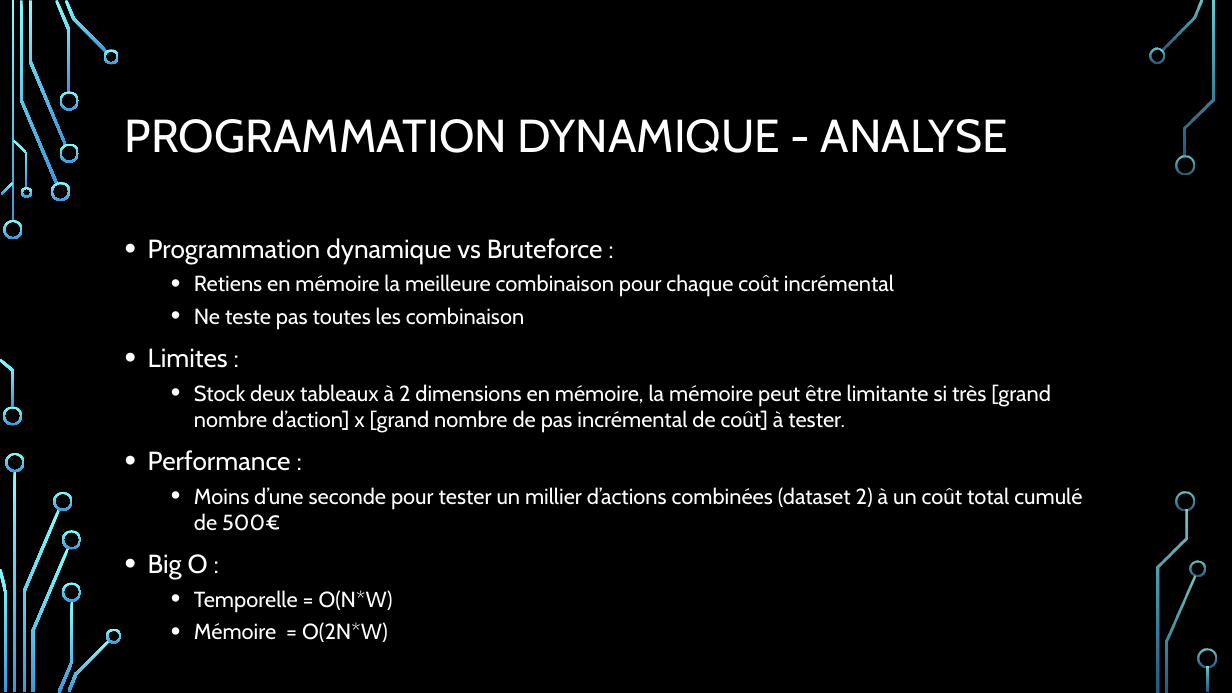
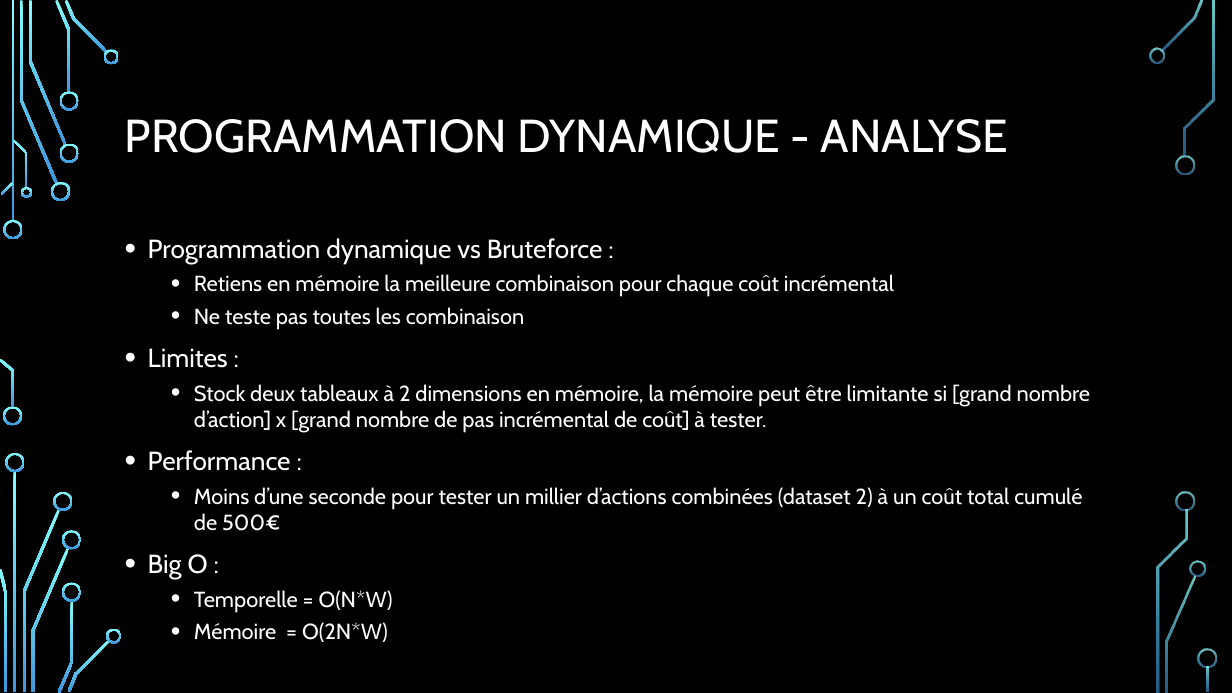
Before and after one commit to Mylaana/-Projet7-DA-Python-Resolvez-des-probl-mes-en-utilisant-des-algorithmes-en-Python, a slide deck: slide 9 of AlgoInvest trade.pptx. Drawn at 1232x693 pixels with LibreOffice and Linux fonts; fonts in the diff are those of the drawing; background and template pictures are left out. Boxes give left, top, right and bottom in pixels: in the first picture for what was removed or moved away, otherwise in the second. Text is boxed around its words. In the diff, an @@ line names an element or a change of style, - is before the commit and + after.

```diff
--- a/AlgoInvest trade.pptx
+++ b/AlgoInvest trade.pptx
@@ text at bbox=[194, 384, 1090, 433]: text changed @@
-  • Stock deux tableaux à 2 dimensions en mémoire, la mémoire peut être limitante si très [grand nombre d’action] x [grand nombre de pas incrémental de coût] à tester.
+  • Stock deux tableaux à 2 dimensions en mémoire, la mémoire peut être limitante si [grand nombre d’action] x [grand nombre de pas incrémental de coût] à tester.
```
Also in this commit, not shown: 2 other files.
